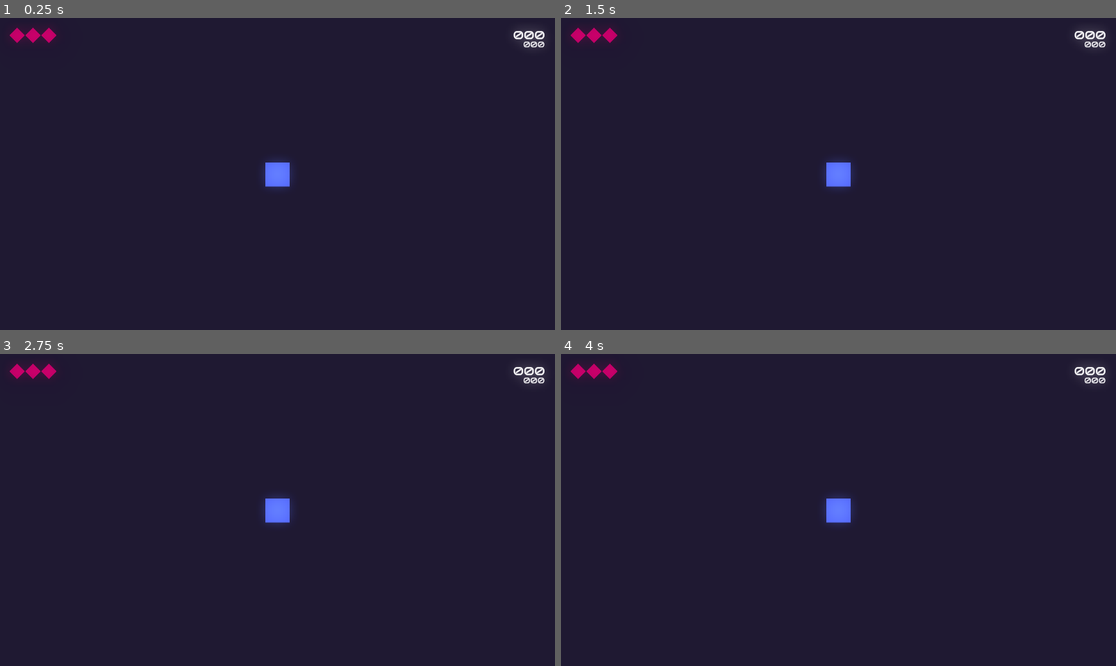
Above: before the commit, frames 1-4 (two rows, left to right).
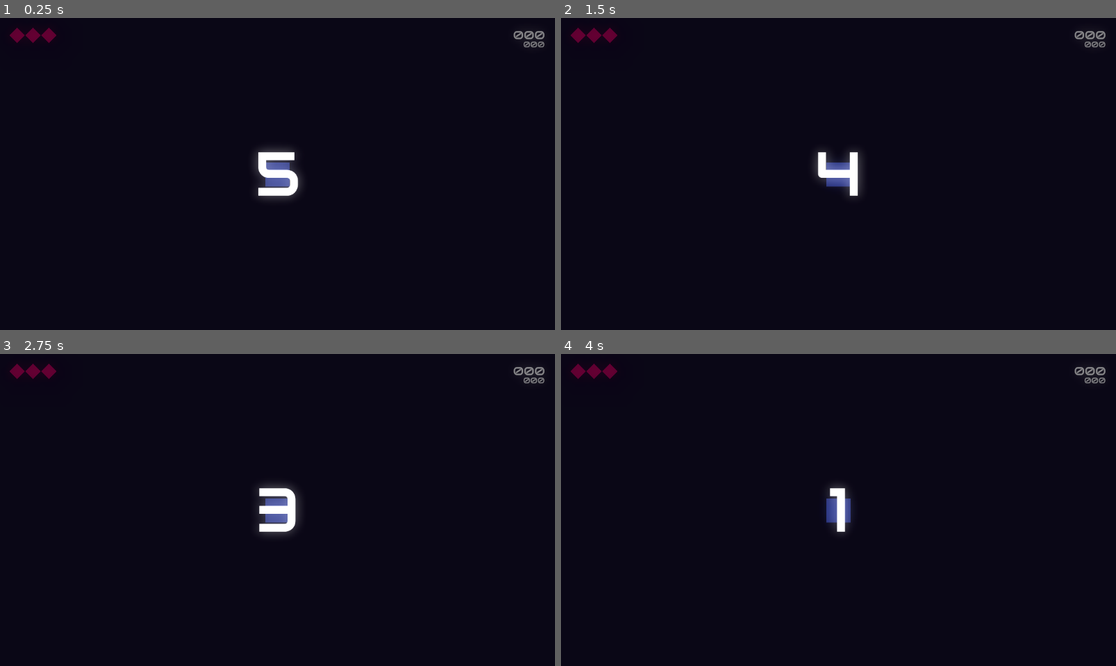
Above: after the commit, the same moments.

Repository: matheusmondenez/my-first-platform-game
Game: Godot game, scene res://wave_shooter/levels/arena.tscn
Two runs of this game, one before a commit and one after it. Both use one fixed random seed, a clock stepped at 60 frames per second and the inputs below. This scene is started directly instead of the project's main scene.
Inputs (mouse positions are in pixels of both pictures, inside the frame that each line leads up to):
- Up to frame 1 (0.25 s): no input
- Up to frame 2 (1.5 s): tap Enter at 0.5 s; move the mouse to (960, 158) at 0.52 s; press the mouse at (960, 158) at 0.53 s; hold D (right) from 0.53 s (still down); tap Space (jump) at 0.77, 1.25 s; move the mouse to (727, 189) at 1.27 s; release the mouse at (727, 189) at 1.28 s; click (727, 189) at 1.35 s
- Up to frame 3 (2.75 s): tap Space (jump) at 1.52 s; move the mouse to (333, 441) at 2.02 s; release D (right) at 2.03 s; press the mouse at (333, 441) at 2.03 s; hold A (left) from 2.03 s (still down)
- Up to frame 4 (4 s): tap Enter at 2.75 s; move the mouse to (810, 572) at 2.77 s; release A (left) at 2.78 s; release the mouse at (810, 572) at 2.78 s; hold D (right) from 2.78 s (still down); click (810, 572) at 2.85 s; tap Space (jump) at 3.02, 3.5, 3.77 s; move the mouse to (1005, 556) at 3.52 s; press the mouse at (1005, 556) at 3.53 s

The runs differ from the first frame. In frame 1, 99% of the frame differs, in the area x 0-100%, y 0-100%; in frame 2, 99%; in frame 3, 99%; in frame 4, 100%.

Commit message:
creates explosion

Diff:
--- /dev/null
+++ b/wave_shooter/actors/explosion.gd
@@ -0,0 +1,8 @@
+extends CPUParticles2D
+
+func _ready() -> void:
+	var tween = create_tween().set_ease(Tween.EASE_IN_OUT)
+	tween.tween_property(self, "color", Color("4a5fdd", 0), 1)
+
+func _on_timer_timeout() -> void:
+	emitting = false
--- /dev/null
+++ b/wave_shooter/actors/explosion.tscn
@@ -0,0 +1,22 @@
+[gd_scene load_steps=2 format=3 uid="uid://dp6tcrt2sel0t"]
+
+[ext_resource type="Script" path="res://wave_shooter/actors/explosion.gd" id="1_1y5df"]
+
+[node name="Explosion" type="CPUParticles2D"]
+amount = 16
+lifetime = 2.0
+explosiveness = 1.0
+direction = Vector2(0, 0)
+spread = 180.0
+gravity = Vector2(0, 0)
+initial_velocity_min = 100.0
+initial_velocity_max = 200.0
+scale_amount_min = 10.0
+scale_amount_max = 35.0
+script = ExtResource("1_1y5df")
+
+[node name="Timer" type="Timer" parent="."]
+one_shot = true
+autostart = true
+
+[connection signal="timeout" from="Timer" to="." method="_on_timer_timeout"]
--- a/wave_shooter/actors/player.gd
+++ b/wave_shooter/actors/player.gd
@@ -2,11 +2,12 @@
 
 signal life_decreased
 
-var stats: BaseStats
-var lifes: int = 3
+#var stats: BaseStats
+@export var lifes: int = 1
 var speed: int = 500
 var move: Vector2 = Vector2.ZERO
 var projectile_scene: PackedScene = preload("res://wave_shooter/actors/projectile.tscn")
+var explosion_scene: PackedScene = preload("res://wave_shooter/actors/explosion.tscn")
 var is_loaded: bool = true
 var is_dead: bool = false
 var powered_up: Array = []
@@ -41,10 +42,17 @@
 		emit_signal("life_decreased")
 
 func take_damage(damage: int) -> void:
+	Global.camera.shake_screen(100, 0.2)
 	lifes -= damage
 
 func die() -> void:
+	$Area2D.monitoring = false
+	$Area2D.monitorable = false
 	is_dead = true
 	visible = false
-	await get_tree().create_timer(1.0).timeout
+	var explosion = Global.instance_node(explosion_scene, global_position, Global.parent_node_creation)
+	explosion.modulate = Color("4a5fdd")
+	#Engine.time_scale = 0.2
+	await get_tree().create_timer(2).timeout
+	#Engine.time_scale = 1
 	get_tree().reload_current_scene()
--- a/wave_shooter/levels/arena.tscn
+++ b/wave_shooter/levels/arena.tscn
@@ -44,7 +44,6 @@
 [node name="UI" type="Node2D" parent="."]
 
 [node name="CountDown" parent="UI" instance=ExtResource("2_575tc")]
-visible = false
 offset_right = 1152.0
 offset_bottom = 648.0
 
